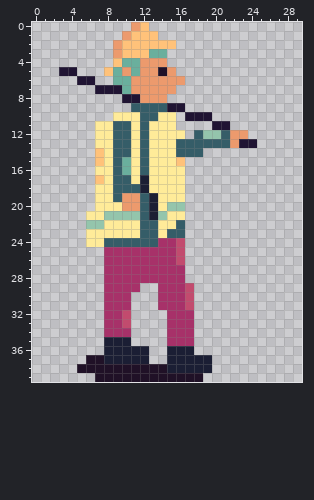
Edited in one commit: pixel-art sprite (images/ouvrier.png). The picture above is the old version.
The file is 30x40 pixels.
New version:
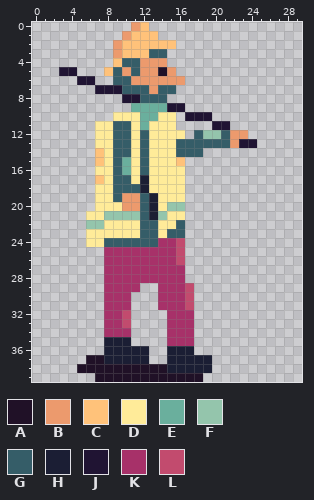
Palette (. is transparent): A #201127  B #ec9a6d  C #ffc27a  D #ffeb99  E #6aaf9d  F #94c5ac  G #355d68  H #1b1e34  J #201433  K #a73169  L #c24b6e
Difference:
y 3: x 13..14 EE -> GG
y 4: x 10..11 EE -> GG
y 5: x 9 E -> G; x 11 E -> G
y 6: x 9..10 EE -> GG
y 7: x 10..12 EBB -> GGG; x 14..15 BB -> GG
y 8: x 12..14 BBB -> GGG
y 9: x 11..14 GGGG -> EEEE
y 10: x 12..13 GG -> EE
y 11: x 12 G -> E
Boxes around the changes in both pictures, in picture pixels (x1, y1, x2, y2):
changed: (113, 49, 176, 130)
